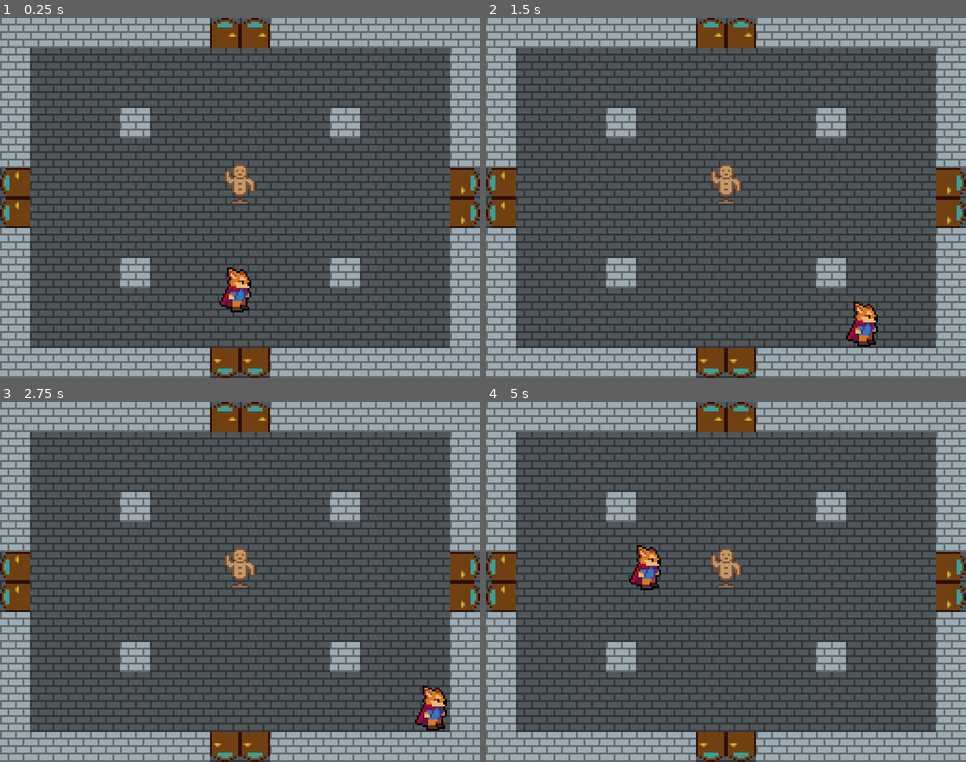
Above: before the commit, frames 1-4 (two rows, left to right).
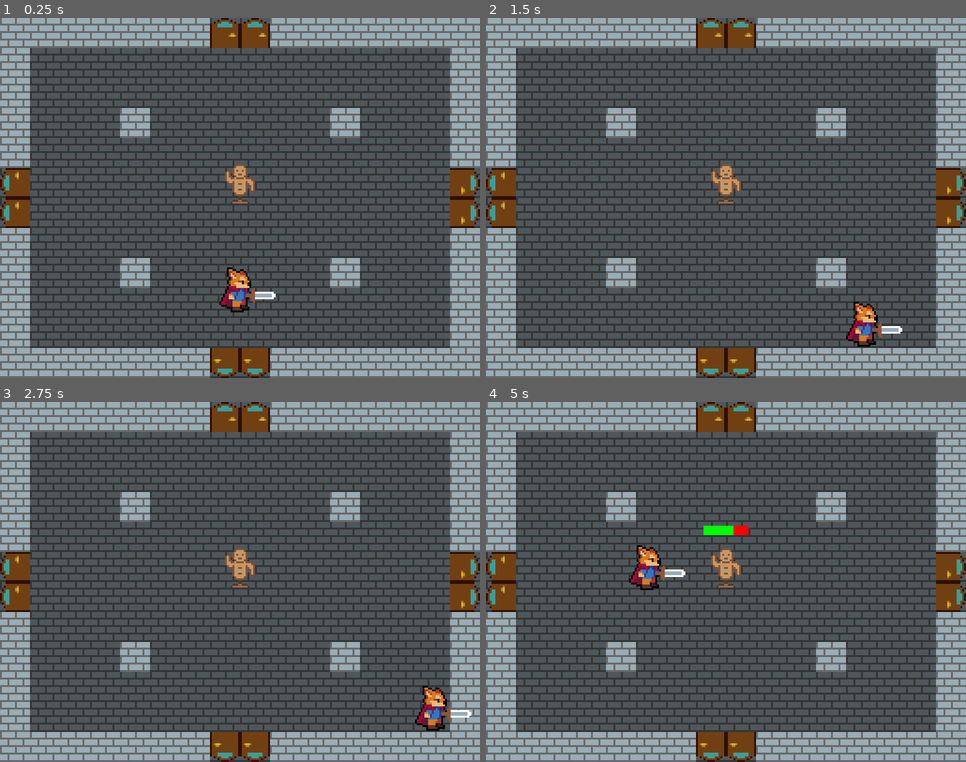
Above: after the commit, the same moments.

Repository: Faolan7/project_pluto
Game: Godot game, scene res://Scenes/Room.tscn
The game is run twice, just before and just after one commit, with the same random seed, the same clock (stepped at 60 frames per second) and the same inputs.
Inputs:
- Up to frame 1 (0.25 s): no input
- Up to frame 2 (1.5 s): tap Enter at 0.5 s; hold Right (ui_right) 0.53-1.28 s; hold Space (attack) 0.53-1.28 s; hold Down (ui_down) from 1.28 s (still down); tap Space (attack) at 1.35 s
- Up to frame 3 (2.75 s): tap Space (attack) at 2 s; release Down (ui_down) at 2.03 s; hold Right (ui_right) from 2.03 s (still down); hold Space (attack) from 2.03 s (still down)
- Up to frame 4 (5 s): tap Enter at 2.75 s; release Right (ui_right) at 2.78 s; release Space (attack) at 2.78 s; hold Up (ui_up) 2.78-3.53 s; tap Space (attack) at 2.85, 4.35 s; hold Space (attack) 3.53-4.28 s; hold Left (ui_left) from 3.53 s (still down)

The runs differ from the first frame. In frame 1, 0.1% of the frame differs, in the area x 51-58%, y 75-80%; in frame 2, 0.1%; in frame 3, 0.1%; in frame 4, 0.4%, in the area x 35-55%, y 34-50%.

Commit message:
Initial integration

Diff:
--- a/Project Pluto/Scenes/Enemy.tscn
+++ b/Project Pluto/Scenes/Enemy.tscn
@@ -2,11 +2,12 @@
 
 [ext_resource path="res://Scripts/Enemy.gd" type="Script" id=1]
 [ext_resource path="res://Scenes/HealthBar.tscn" type="PackedScene" id=2]
-[ext_resource path="res://Scenes/Hitbox.tscn" type="PackedScene" id=3]
+[ext_resource path="res://Scenes/Hurtbox.tscn" type="PackedScene" id=3]
 [ext_resource path="res://Sprites/dummy_enemy.png" type="Texture" id=4]
 
-[sub_resource type="RectangleShape2D" id=1]
-extents = Vector2( 12, 4 )
+[sub_resource type="CapsuleShape2D" id=3]
+radius = 4.71482
+height = 4.56489
 
 [sub_resource type="CapsuleShape2D" id=2]
 radius = 8.0641
@@ -33,11 +34,14 @@
 
 [node name="WorldCollision" type="CollisionShape2D" parent="."]
 position = Vector2( -8, 0 )
-shape = SubResource( 1 )
+rotation = 1.5708
+shape = SubResource( 3 )
 
-[node name="Hitbox" parent="." instance=ExtResource( 3 )]
+[node name="HurtBox" parent="." instance=ExtResource( 3 )]
+collision_layer = 2
+collision_mask = 0
 
-[node name="CollisionShape2D" type="CollisionShape2D" parent="Hitbox"]
+[node name="CollisionShape2D" type="CollisionShape2D" parent="HurtBox"]
 position = Vector2( -8, -8 )
 shape = SubResource( 2 )
-[connection signal="area_entered" from="Hitbox" to="." method="_on_hit"]
+[connection signal="damaged" from="HurtBox" to="." method="_on_hit"]
--- a/Project Pluto/Scenes/Hitbox.tscn
+++ b/Project Pluto/Scenes/Hitbox.tscn
@@ -1,5 +1,8 @@
-[gd_scene format=2]
+[gd_scene load_steps=2 format=2]
+
+[ext_resource path="res://Scripts/Hitbox.gd" type="Script" id=1]
 
 [node name="Hitbox" type="Area2D"]
-collision_layer = 2
+collision_layer = 0
 collision_mask = 2
+script = ExtResource( 1 )
--- /dev/null
+++ b/Project Pluto/Scenes/Hurtbox.tscn
@@ -0,0 +1,7 @@
+[gd_scene load_steps=2 format=2]
+
+[ext_resource path="res://Scripts/Hurtbox.gd" type="Script" id=1]
+
+[node name="HurtBox" type="Area2D"]
+script = ExtResource( 1 )
+[connection signal="area_entered" from="." to="." method="_on_area_entered"]
--- a/Project Pluto/Scenes/Player.tscn
+++ b/Project Pluto/Scenes/Player.tscn
@@ -1,9 +1,10 @@
-[gd_scene load_steps=6 format=2]
+[gd_scene load_steps=7 format=2]
 
 [ext_resource path="res://Scripts/Player.gd" type="Script" id=1]
-[ext_resource path="res://Scripts/Move.gd" type="Script" id=2]
+[ext_resource path="res://Scripts/StateMove.gd" type="Script" id=2]
 [ext_resource path="res://Scripts/StateMachine.gd" type="Script" id=3]
 [ext_resource path="res://Sprites/Player.png" type="Texture" id=4]
+[ext_resource path="res://Scenes/Weapon.tscn" type="PackedScene" id=5]
 
 [sub_resource type="CapsuleShape2D" id=1]
 radius = 5.56895
@@ -12,9 +13,6 @@
 [node name="Player" type="KinematicBody2D"]
 collision_layer = 0
 script = ExtResource( 1 )
-__meta__ = {
-"_edit_group_": true
-}
 
 [node name="Sprite" type="Sprite" parent="."]
 texture = ExtResource( 4 )
@@ -25,6 +23,12 @@
 rotation = 1.5708
 shape = SubResource( 1 )
 
+[node name="Weapons" type="Node2D" parent="."]
+
+[node name="Weapon" parent="Weapons" instance=ExtResource( 5 )]
+position = Vector2( 11, 4 )
+rotation = 1.5708
+
 [node name="StateMachine" type="Node" parent="."]
 script = ExtResource( 3 )
 
--- a/Project Pluto/Scenes/Room.tscn
+++ b/Project Pluto/Scenes/Room.tscn
@@ -6,7 +6,7 @@
 [ext_resource path="res://Sprites/dungeon_wall.png" type="Texture" id=4]
 [ext_resource path="res://Scenes/Enemy.tscn" type="PackedScene" id=5]
 [ext_resource path="res://Scenes/EnemyTracker.tscn" type="PackedScene" id=6]
-[ext_resource path="res://Scenes/RoomCleared.gd" type="Script" id=7]
+[ext_resource path="res://Scripts/RoomCleared.gd" type="Script" id=7]
 
 [sub_resource type="ConvexPolygonShape2D" id=1]
 points = PoolVector2Array( 16, 16, 0, 16, 0, 0, 16, 0 )
@@ -77,5 +77,5 @@
 
 [node name="Enemy" parent="EnemyTracker" instance=ExtResource( 5 )]
 position = Vector2( 136, 96 )
-health = 1
+health = 3
 [connection signal="roomcleared" from="EnemyTracker" to="." method="_on_roomcleared"]
--- a/Project Pluto/Scenes/TempEnemy.tscn
+++ /dev/null
@@ -1,8 +0,0 @@
-[gd_scene load_steps=2 format=2]
-
-[sub_resource type="RectangleShape2D" id=1]
-
-[node name="Area2D" type="Area2D"]
-
-[node name="CollisionShape2D" type="CollisionShape2D" parent="."]
-shape = SubResource( 1 )
--- a/Project Pluto/Scenes/Weapon.tscn
+++ b/Project Pluto/Scenes/Weapon.tscn
@@ -1,15 +1,21 @@
-[gd_scene load_steps=3 format=2]
+[gd_scene load_steps=5 format=2]
 
 [ext_resource path="res://Scripts/Weapon.gd" type="Script" id=1]
+[ext_resource path="res://Sprites/sword.png" type="Texture" id=2]
+[ext_resource path="res://Scenes/Hitbox.tscn" type="PackedScene" id=3]
 
 [sub_resource type="CapsuleShape2D" id=1]
-radius = 4.0
-height = 6.0
+radius = 3.0
+height = 8.0
 
-[node name="Weapon" type="Area2D"]
+[node name="Weapon" type="Sprite"]
+position = Vector2( 0, -6 )
+texture = ExtResource( 2 )
 script = ExtResource( 1 )
 
-[node name="CollisionShape2D" type="CollisionShape2D" parent="."]
-rotation = 1.5708
+[node name="Hitbox" parent="." instance=ExtResource( 3 )]
+damage = 1
+
+[node name="CollisionShape2D" type="CollisionShape2D" parent="Hitbox"]
+position = Vector2( 0, -2 )
 shape = SubResource( 1 )
-[connection signal="area_entered" from="." to="." method="_on_Weapon_area_entered"]
--- a/Project Pluto/Scenes/WorldScene.tscn
+++ /dev/null
@@ -1,13 +0,0 @@
-[gd_scene load_steps=3 format=2]
-
-[ext_resource path="res://Scenes/Weapon.tscn" type="PackedScene" id=1]
-[ext_resource path="res://Scenes/TempEnemy.tscn" type="PackedScene" id=2]
-
-[node name="WorldScene" type="Node2D"]
-position = Vector2( 56, 24 )
-
-[node name="Weapon" parent="." instance=ExtResource( 1 )]
-
-[node name="Enemy" parent="." instance=ExtResource( 2 )]
-position = Vector2( 16, 0 )
-[connection signal="area_exited" from="Weapon" to="Weapon" method="_on_Weapon_area_exited"]
--- a/Project Pluto/Scripts/Enemy.gd
+++ b/Project Pluto/Scripts/Enemy.gd
@@ -21,5 +21,5 @@
 		health_bar.update_bar(health)
 
 
-func _on_hit(_area: Area2D):
-	set_health(health - 1)
+func _on_hit(damage: int):
+	set_health(health - damage)
--- /dev/null
+++ b/Project Pluto/Scripts/Hitbox.gd
@@ -0,0 +1,5 @@
+class_name Hitbox
+extends Area2D
+
+
+export(int) var damage: int = 0
--- /dev/null
+++ b/Project Pluto/Scripts/Hurtbox.gd
@@ -0,0 +1,11 @@
+extends Area2D
+
+
+signal damaged(damage)
+
+
+func _on_area_entered(area: Area2D) -> void:
+	if area is Hitbox:
+		var hitbox: Hitbox = area as Hitbox
+
+		emit_signal('damaged', hitbox.damage)
--- a/Project Pluto/Scripts/Weapon.gd
+++ b/Project Pluto/Scripts/Weapon.gd
@@ -1,21 +1,6 @@
-extends Area2D
-
-onready var enemies_in_zone:int = 0
-
-onready var enemy_in_zone: Area2D
+extends Sprite
 
 
 func _unhandled_input(event: InputEvent) -> void:
 	if(Input.get_action_strength("attack")):
-		if(enemies_in_zone):
-			print("hit")
-			enemy_in_zone.queue_free()
-		else:
-			print("miss")
-
-func _on_Weapon_area_entered(area):
-	enemy_in_zone = area
-	enemies_in_zone = 1
-
-func _on_Weapon_area_exited(area):
-	enemies_in_zone = 0
+		print('charge!!!')
--- a/Project Pluto/project.godot
+++ b/Project Pluto/project.godot
@@ -14,6 +14,11 @@
 "language": "GDScript",
 "path": "res://Scripts/HealthBar.gd"
 }, {
+"base": "Area2D",
+"class": "Hitbox",
+"language": "GDScript",
+"path": "res://Scripts/Hitbox.gd"
+}, {
 "base": "Node",
 "class": "State",
 "language": "GDScript",
@@ -26,6 +31,7 @@
 } ]
 _global_script_class_icons={
 "HealthBar": "",
+"Hitbox": "",
 "State": "",
 "StateMachine": ""
 }
Renamed: Project Pluto/Scenes/RoomCleared.gd -> Project Pluto/Scripts/RoomCleared.gd
Renamed: Project Pluto/Scripts/Move.gd -> Project Pluto/Scripts/StateMove.gd
Binary file removed: Project Pluto/Sprites/brickTexture.jpg
Binary file added: Project Pluto/Sprites/sword.png
